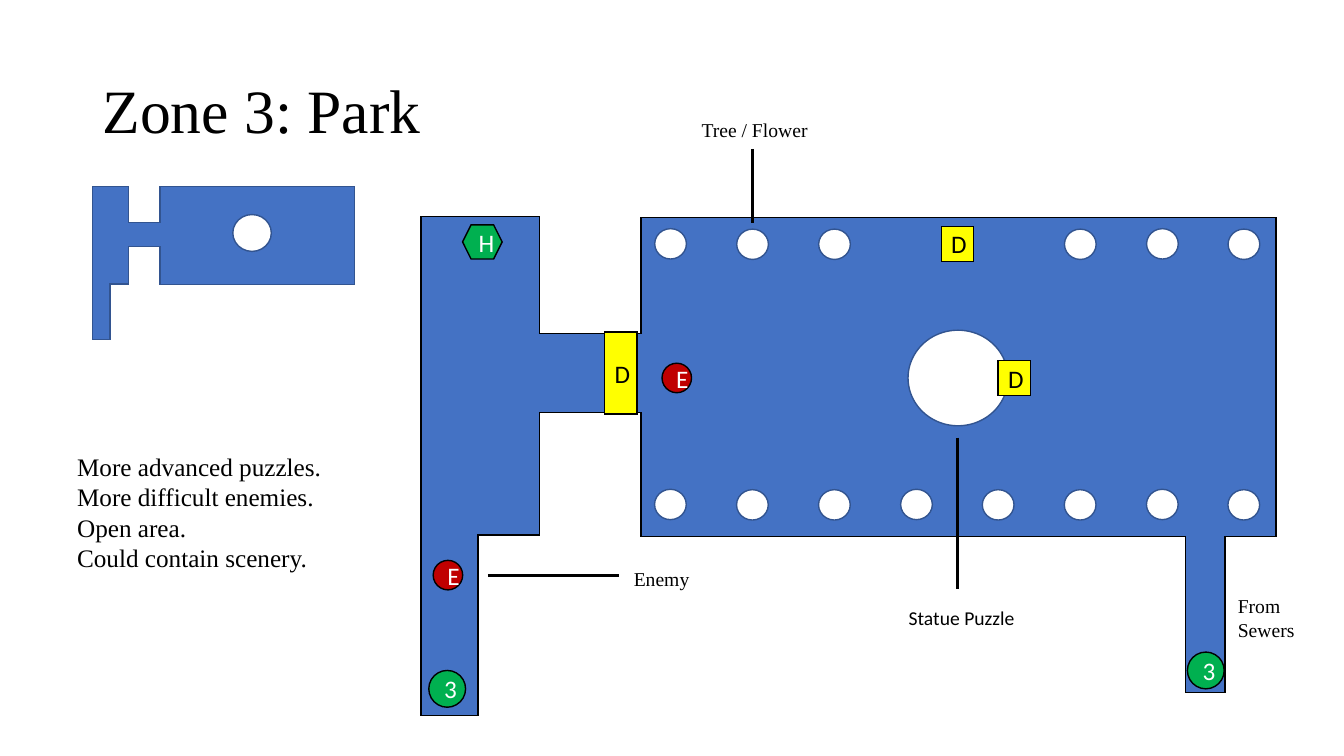
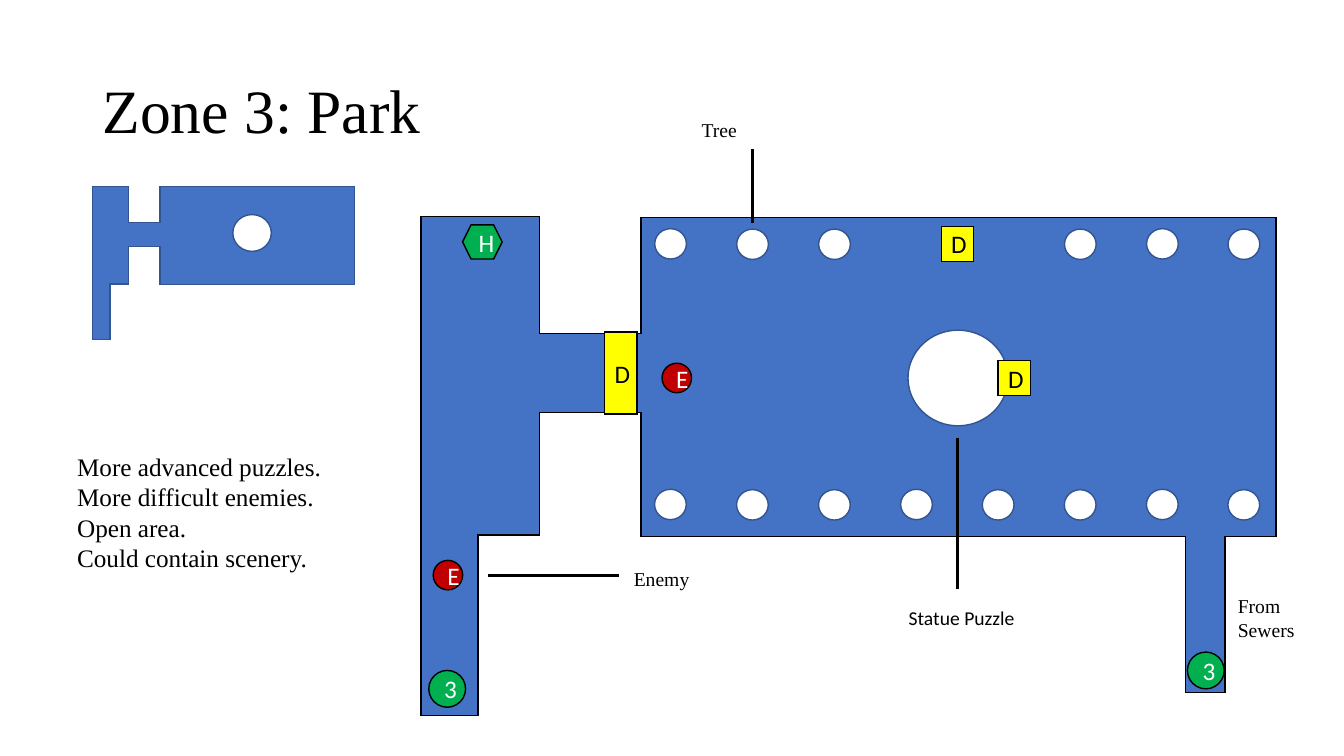
Before and after one commit to PlaceholderGames/2020-yr1-group-6, a slide deck: slide 18 of Graphics/Map/Eldritch Horror Zone Layouts.pptx. Drawn at 1344x756 pixels with LibreOffice and Linux fonts; fonts in the diff are those of the drawing. Boxes give left, top, right and bottom in pixels: in the first picture for what was removed or moved away, otherwise in the second. Text is boxed around its words. In the diff, an @@ line names an element or a change of style, - is before the commit and + after.

Commit message:
Grpahics for Zone 3
Creaeted
Map 1
Map 2
Map 3
Map 4
With tiles,  Numbered correctly

Added Layout for Zone 3

```diff
--- a/Graphics/Map/Eldritch Horror Zone Layouts.pptx
+++ b/Graphics/Map/Eldritch Horror Zone Layouts.pptx
@@ text at [702,124,737,138]: text changed @@
-Tree / Flower
+Tree
```
Also in this commit, not shown: 4 slides added, 1 slide removed, 34 other files.
